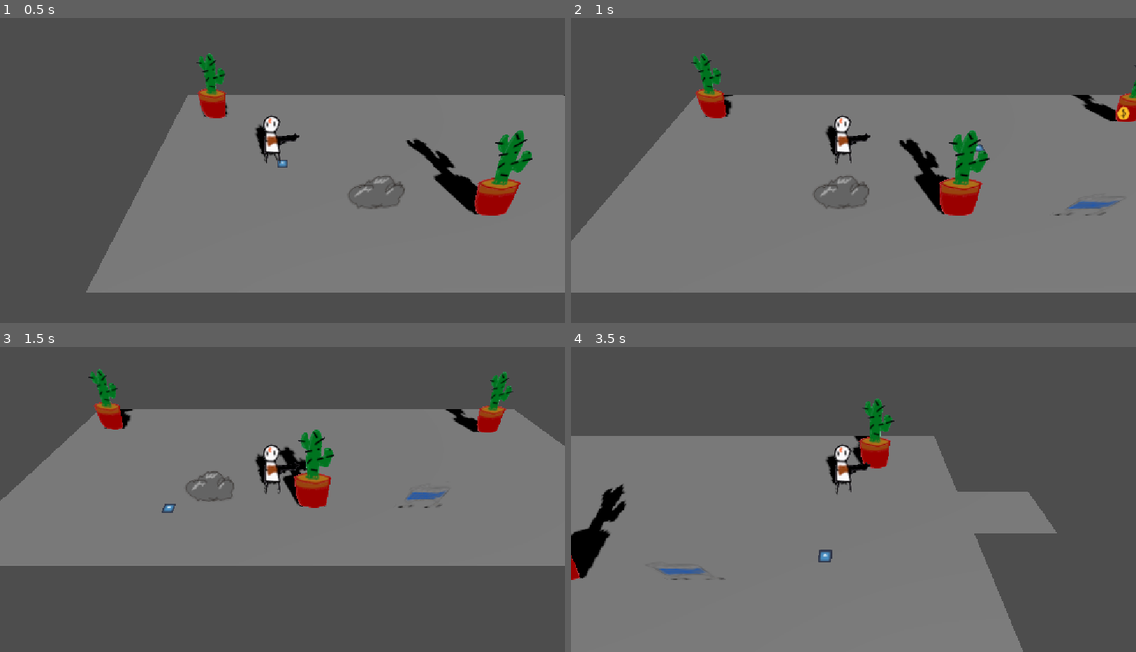
Above: before the commit, frames 1-4 (two rows, left to right).
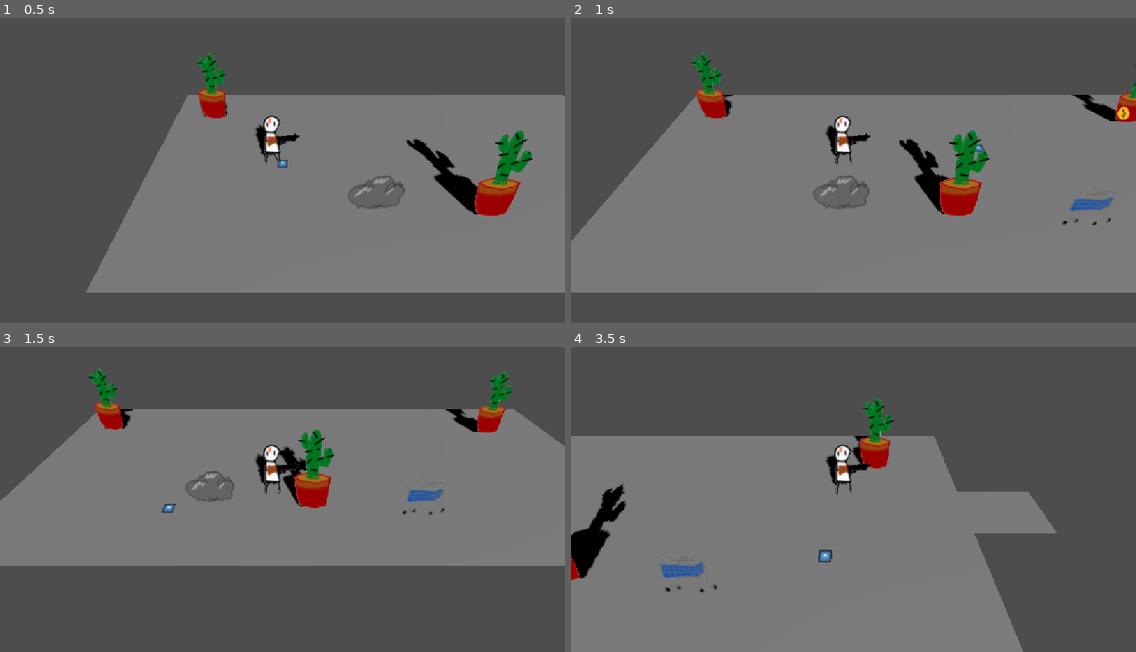
Above: after the commit, the same moments.

Repository: gmuGADIG/DEADSHOT
Game: Godot game, scene res://test_scenes/demo1/demo_a.tscn
The game is run twice, just before and just after one commit, with the same random seed, the same clock (stepped at 60 frames per second) and the same inputs. This scene is started directly instead of the project's main scene. The engine's default icon, where the game draws it, is replaced by a stand-in: a white triangle on a blue panel in a dark square.
Inputs (mouse positions are in pixels of both pictures, inside the frame that each line leads up to):
- Up to frame 1 (0.5 s): no input
- Up to frame 2 (1 s): tap Enter at 0.5 s; move the mouse to (977, 149) at 0.52 s; hold D (move_right) from 0.53 s (still down); click (977, 149) at 0.6 s
- Up to frame 3 (1.5 s): move the mouse to (169, 508) at 1.27 s; release D (move_right) at 1.28 s; hold S (move_down) from 1.28 s (still down); tap E (interact) at 1.35 s
- Up to frame 4 (3.5 s): move the mouse to (910, 423) at 2.02 s; release S (move_down) at 2.03 s; hold D (move_right) 2.03-2.78 s; tap Space (roll) at 2.1 s; move the mouse to (825, 557) at 2.77 s; hold W (move_up) from 2.78 s (still down); click (825, 557) at 2.85 s

Frame 1 is identical in both runs. In frame 2, 0.2% of the frame differs, in the area x 85-98%, y 58-69%; in frame 3, 0.2%; in frame 4, 0.3%, in the area x 15-28%, y 70-81%.

Commit message:
Update cover_2.tscn

Diff:
--- a/cover/cover_2.tscn
+++ b/cover/cover_2.tscn
@@ -7,5 +7,5 @@
 health = 2.0
 
 [node name="Sprite3D" parent="." index="1"]
-transform = Transform3D(0.5, 0, 0, 0, 0.5, 0, 0, 0, 0.5, 0, 0, 0)
+transform = Transform3D(0.5, 0, 0, 0, 0.4330127, 0.25, 0, -0.25, 0.4330127, 0, 0, 0)
 texture = ExtResource("2_17yxj")
